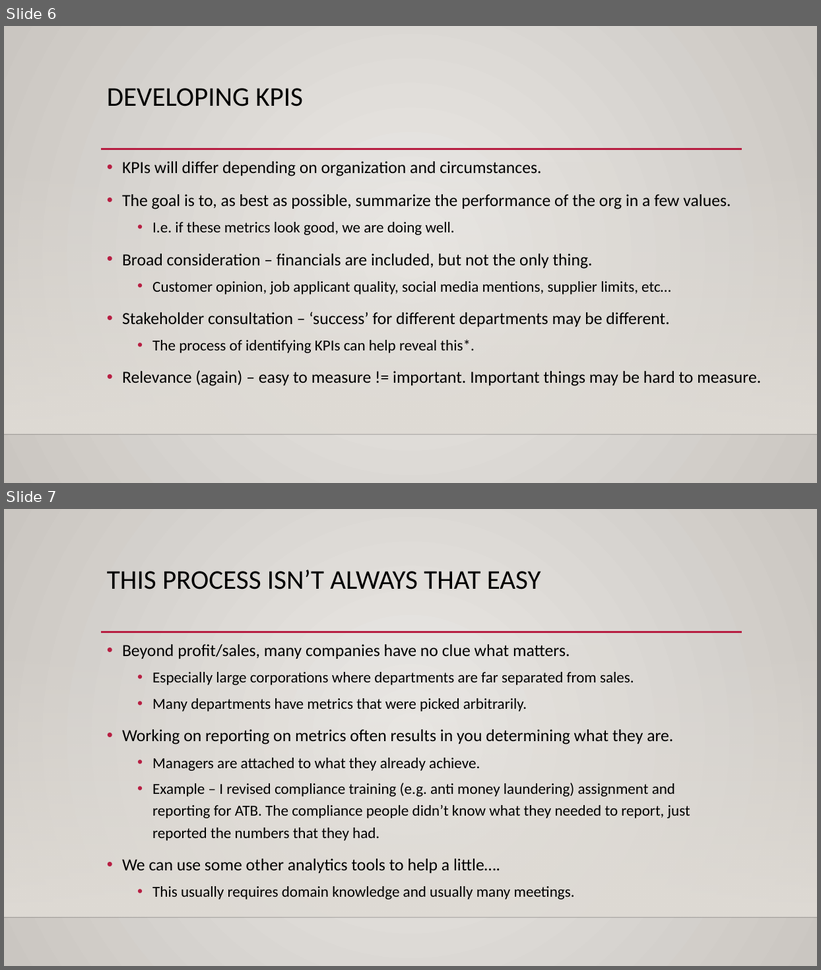
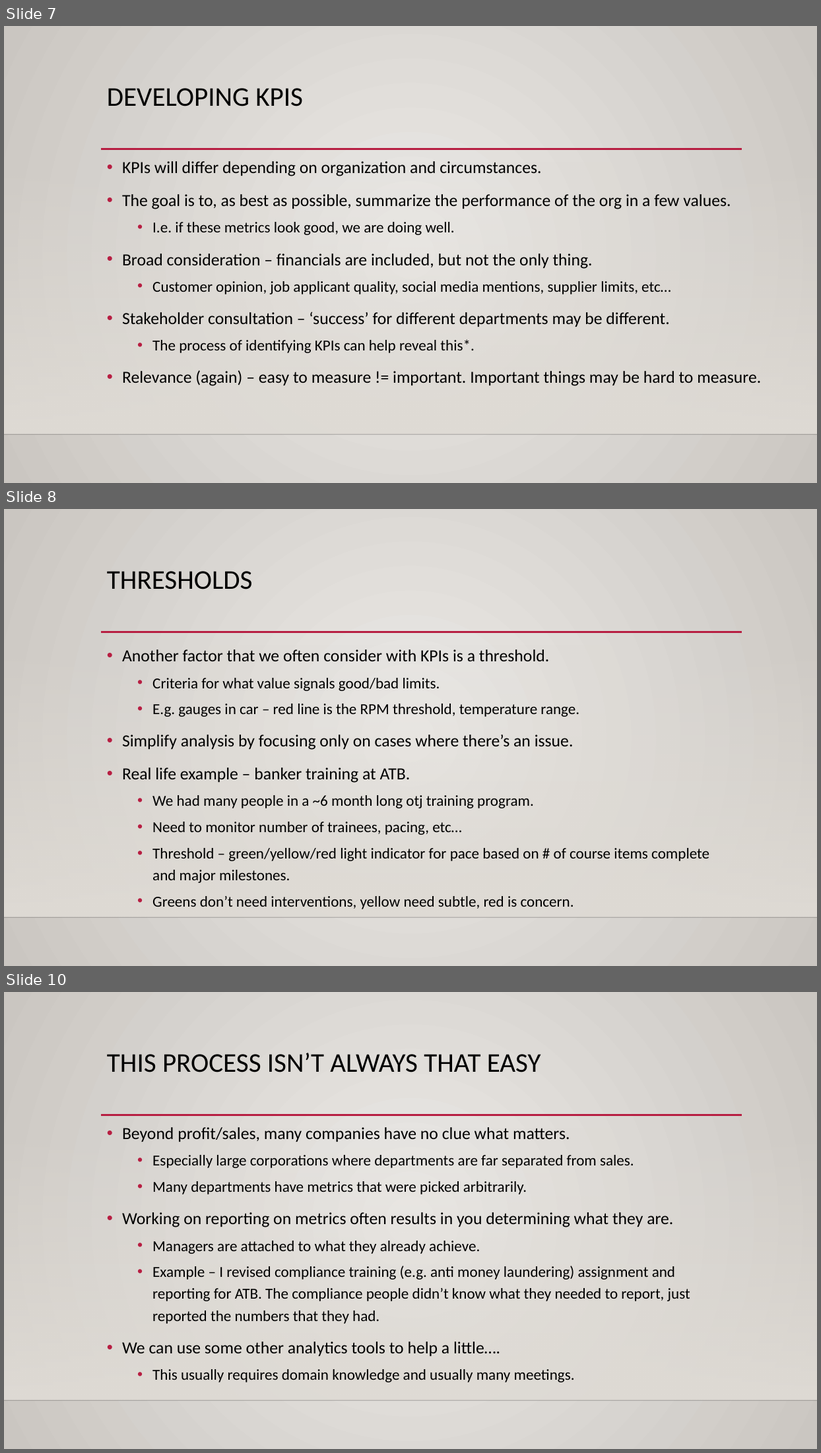
Before and after one commit to AkeemSemper/ml_datasets, a slide deck: slides/kpi.pptx. Shown one above the other, each under a label of ours: slides 6 and 7 before the commit, slides 7, 8 and 10 after it; the slides between them are not shown. The pictures are 821x970 and 821x1453 pixels, drawn with LibreOffice and Linux fonts; fonts in the diff are those of the drawing; background and template pictures are left out. Boxes give left, top, right and bottom in pixels: in the first picture for what was removed or moved away, otherwise in the second. Text is boxed around its words. In the diff, an @@ line names an element or a change of style, - is before the commit and + after.

```diff
--- a/slides/kpi.pptx
+++ b/slides/kpi.pptx
@@ slide 8 added at (4, 509, 817, 966), background gradient #ECEAE7 to #CAC7C1; not listed: 3 template elements that a slide beside it also shows @@
@@ title added at (107, 571, 253, 590), 32 pt, text #000000 @@
+THRESHOLDS
@@ text added at (122, 650, 710, 910), 18 pt, text #000000 @@
+• Another factor that we often consider with KPIs is a threshold.
+  • Criteria for what value signals good/bad limits.
+  • E.g. gauges in car – red line is the RPM threshold, temperature range.
+• Simplify analysis by focusing only on cases where there’s an issue.
+• Real life example – banker training at ATB.
+  • We had many people in a ~6 month long otj training program.
+  • Need to monitor number of trainees, pacing, etc…
+  • Threshold – green/yellow/red light indicator for pace based on # of course items complete and major milestones.
+  • Greens don’t need interventions, yellow need subtle, red is concern.
@@ what was slide 6 is now slide 7 @@
@@ what was slide 7 is now slide 10 @@
```
Also in this commit, not shown: 2 slides changed, 3 other slides added, 2 other files.
